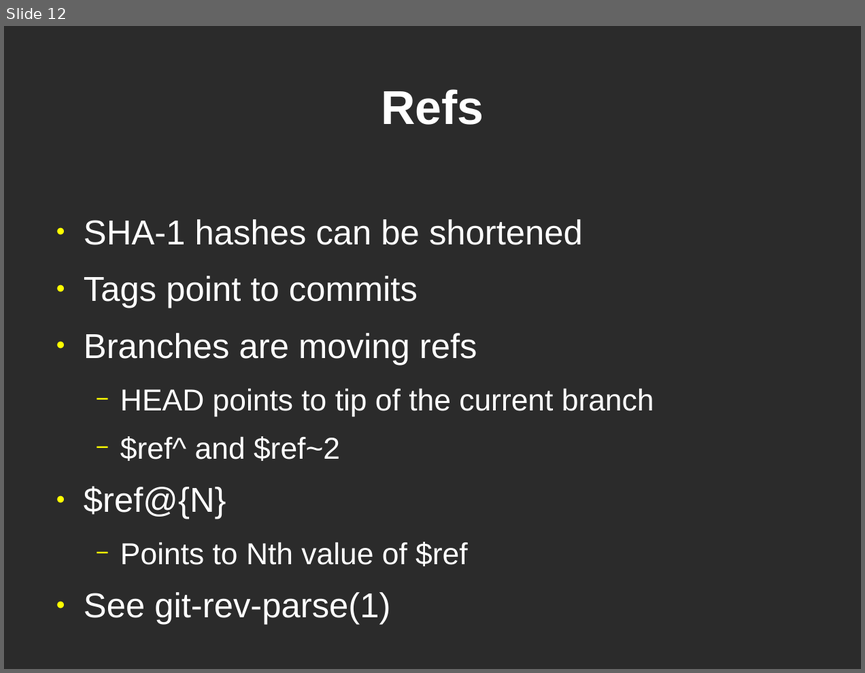
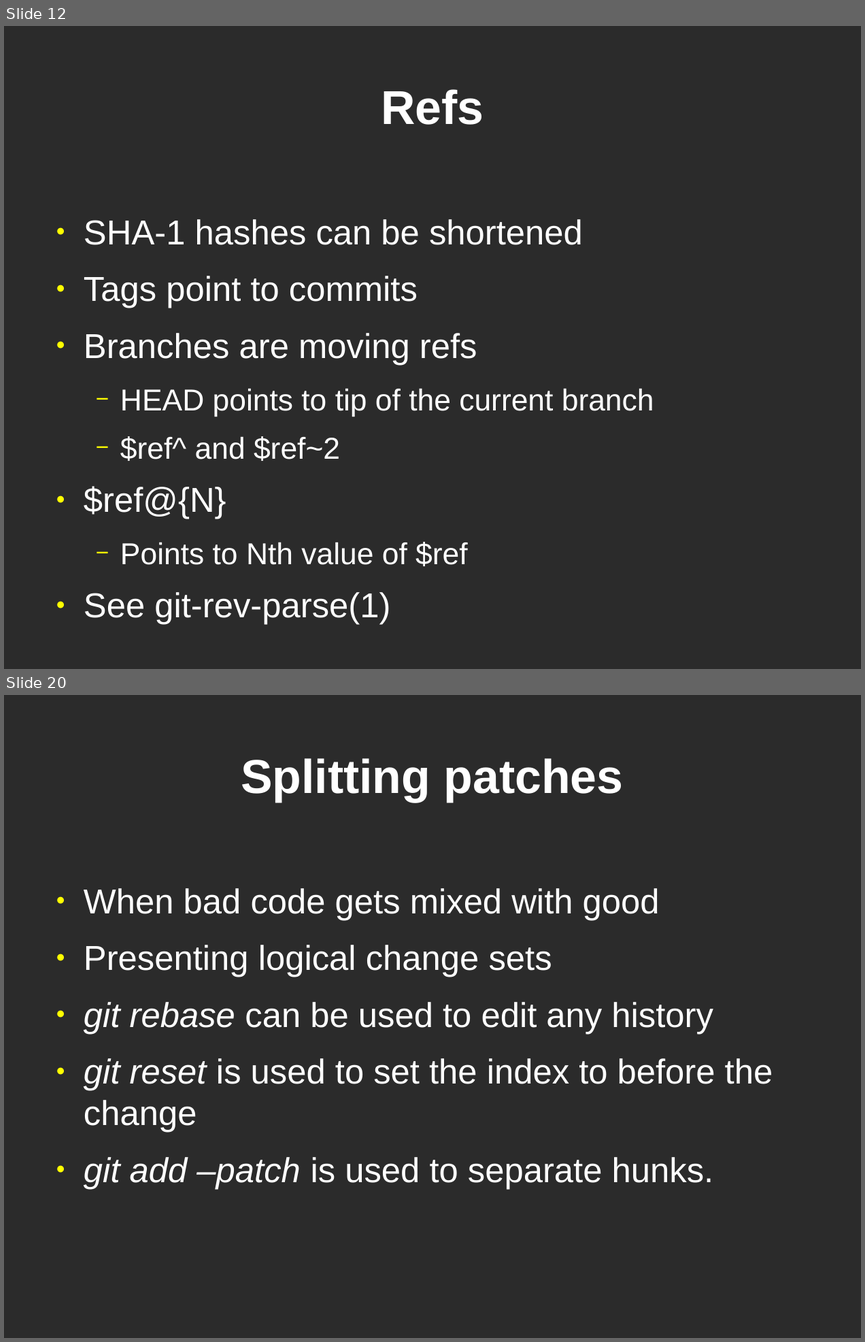
Before and after one commit to bjc/dvcs-git-slides, a slide deck: git.odp. Shown one above the other, each under a label of ours: slide 12 before the commit, slides 12 and 20 after it; the slides between them are not shown. The pictures are 865x673 and 865x1342 pixels, drawn with LibreOffice and Linux fonts; fonts in the diff are those of the drawing; background and template pictures are left out; a plain dark background stands for a picture behind light text. Boxes give left, top, right and bottom in pixels: in the first picture for what was removed or moved away, otherwise in the second. Text is boxed around its words. In the diff, an @@ line names an element or a change of style, - is before the commit and + after.

```diff
--- a/git.odp
+++ b/git.odp
@@ slide 20 added at [4, 695, 861, 1338], background picture (left out) @@
@@ title added at [241, 758, 623, 802], 44 pt, text #FFFFFF, bold @@
+Splitting patches
@@ text added at [84, 888, 773, 1189], 32 pt, text #FFFFFF @@
+● When bad code gets mixed with good
+● Presenting logical change sets
+● git rebase can be used to edit any history
+● git reset is used to set the index to before the change
+● git add –patch is used to separate hunks.
```
Also in this commit, not shown: 11 other slides added, 1 other file.
